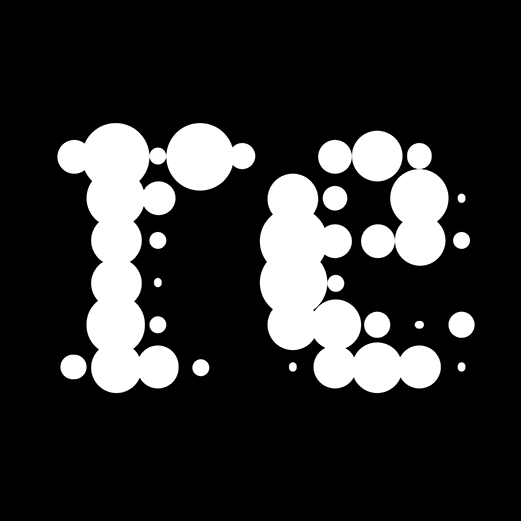
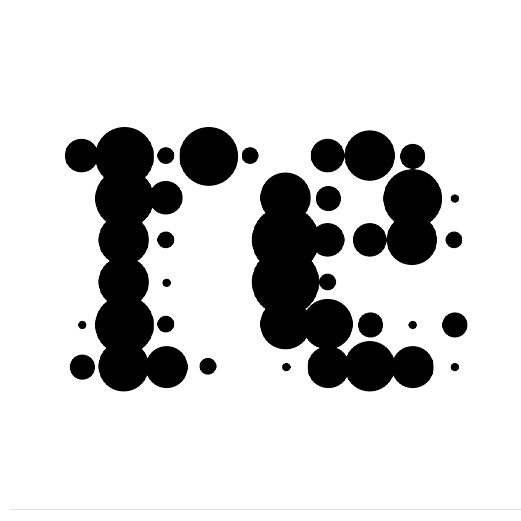
Layered file, before and after one edit (521x521). Changes by layer:
added layer "Color Fill 1" above "Layer 1" over [9, 126, 521, 510]
hid "Layer 1" over [0, 0, 521, 521]